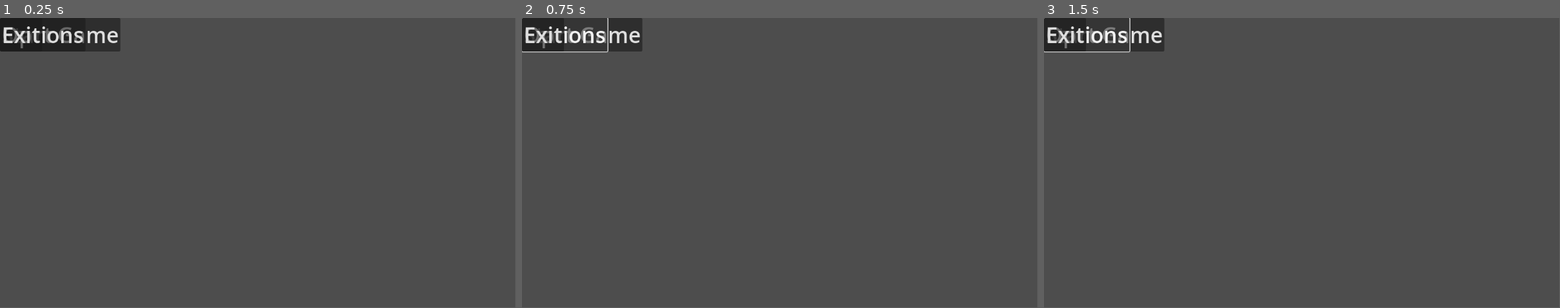
Above: before the commit, frames 1-3 (left to right).
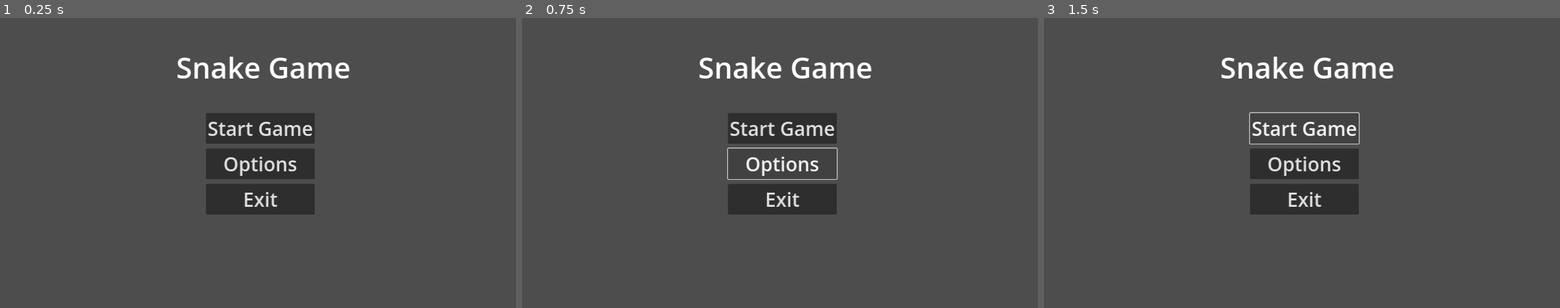
Above: after the commit, the same moments.

Repository: joaopedromago/GodotSnakeGame
Game: Godot game, scene res://menu.tscn
Same seed, same stepped clock (60 frames per second), same inputs: the game is played once before the commit and once after it. Before the commit the project has no main scene; this scene is started directly in both runs.
Inputs:
- Up to frame 1 (0.25 s): no input
- Up to frame 2 (0.75 s): click "Options" at 0.5 s
- Up to frame 3 (1.5 s): click "Start Game" at 1.25 s
In our replay, the window is 799x449 before the commit and 800x450 after it. These sizes can differ from the game's own. Grey fills any space a smaller window leaves; there, only what the larger window draws over its background counts as a difference.

The runs differ from the first frame. In frame 1, 9.9% of the frame differs, in the area x 0-68%, y 0-68%; in frame 2, 7.7%; in frame 3, 7.8%.

Commit message:
feat: create menu

Diff:
--- a/menu.tscn
+++ b/menu.tscn
@@ -1,4 +1,6 @@
-[gd_scene format=3 uid="uid://cs12lbj8u78mv"]
+[gd_scene load_steps=2 format=3 uid="uid://cs12lbj8u78mv"]
+
+[ext_resource type="Script" path="res://src/scenes/menu.gd" id="1_xbpid"]
 
 [node name="Menu" type="Control"]
 layout_mode = 3
@@ -7,22 +9,57 @@
 anchor_bottom = 1.0
 grow_horizontal = 2
 grow_vertical = 2
+script = ExtResource("1_xbpid")
 
-[node name="Start" type="Button" parent="."]
-layout_mode = 0
-offset_right = 8.0
-offset_bottom = 8.0
+[node name="Snake Game" type="Label" parent="."]
+layout_mode = 2
+offset_left = 437.0
+offset_top = 72.0
+offset_right = 870.0
+offset_bottom = 171.0
+theme_override_font_sizes/font_size = 72
+text = "Snake Game"
+
+[node name="CenterContainer" type="CenterContainer" parent="."]
+layout_mode = 1
+anchors_preset = -1
+anchor_right = 0.110243
+anchor_bottom = 0.108025
+offset_right = 1152.0
+offset_bottom = 648.0
+metadata/_edit_use_anchors_ = true
+
+[node name="Buttons" type="VBoxContainer" parent="CenterContainer"]
+layout_mode = 2
+
+[node name="StartContainer" type="MarginContainer" parent="CenterContainer/Buttons"]
+layout_mode = 2
+
+[node name="Start" type="Button" parent="CenterContainer/Buttons/StartContainer"]
+layout_mode = 2
 theme_override_font_sizes/font_size = 48
 text = "Start Game"
 
-[node name="Options" type="Button" parent="."]
-offset_right = 8.0
-offset_bottom = 8.0
+[node name="HSeparator" type="HSeparator" parent="CenterContainer/Buttons"]
+layout_mode = 2
+
+[node name="OptionsContainer" type="MarginContainer" parent="CenterContainer/Buttons"]
+layout_mode = 2
+
+[node name="Options" type="Button" parent="CenterContainer/Buttons/OptionsContainer"]
+layout_mode = 2
 theme_override_font_sizes/font_size = 48
 text = "Options"
 
-[node name="Exit" type="Button" parent="."]
-offset_right = 8.0
-offset_bottom = 8.0
+[node name="HSeparator2" type="HSeparator" parent="CenterContainer/Buttons"]
+layout_mode = 2
+
+[node name="ExitContainer" type="MarginContainer" parent="CenterContainer/Buttons"]
+layout_mode = 2
+
+[node name="Exit" type="Button" parent="CenterContainer/Buttons/ExitContainer"]
+layout_mode = 2
 theme_override_font_sizes/font_size = 48
 text = "Exit"
+
+[connection signal="pressed" from="CenterContainer/Buttons/ExitContainer/Exit" to="." method="_on_exit_pressed"]
--- a/project.godot
+++ b/project.godot
@@ -11,5 +11,12 @@
 [application]
 
 config/name="Snake Game"
+run/main_scene="res://menu.tscn"
 config/features=PackedStringArray("4.2", "Forward Plus")
 config/icon="res://icon.svg"
+
+[display]
+
+window/size/viewport_width=1280
+window/size/viewport_height=720
+window/stretch/mode="canvas_items"
--- /dev/null
+++ b/src/scenes/menu.gd
@@ -0,0 +1,14 @@
+extends Node
+
+# Called when the node enters the scene tree for the first time.
+func _ready():
+	pass # Replace with function body.
+
+
+# Called every frame. 'delta' is the elapsed time since the previous frame.
+func _process(delta):
+	pass
+
+
+func _on_exit_pressed():
+	get_tree().quit()
--- /dev/null
+++ b/src/services/navigation_service.gd
@@ -0,0 +1,11 @@
+extends Node
+
+
+# Called when the node enters the scene tree for the first time.
+func _ready():
+	pass # Replace with function body.
+
+
+# Called every frame. 'delta' is the elapsed time since the previous frame.
+func _process(delta):
+	pass
